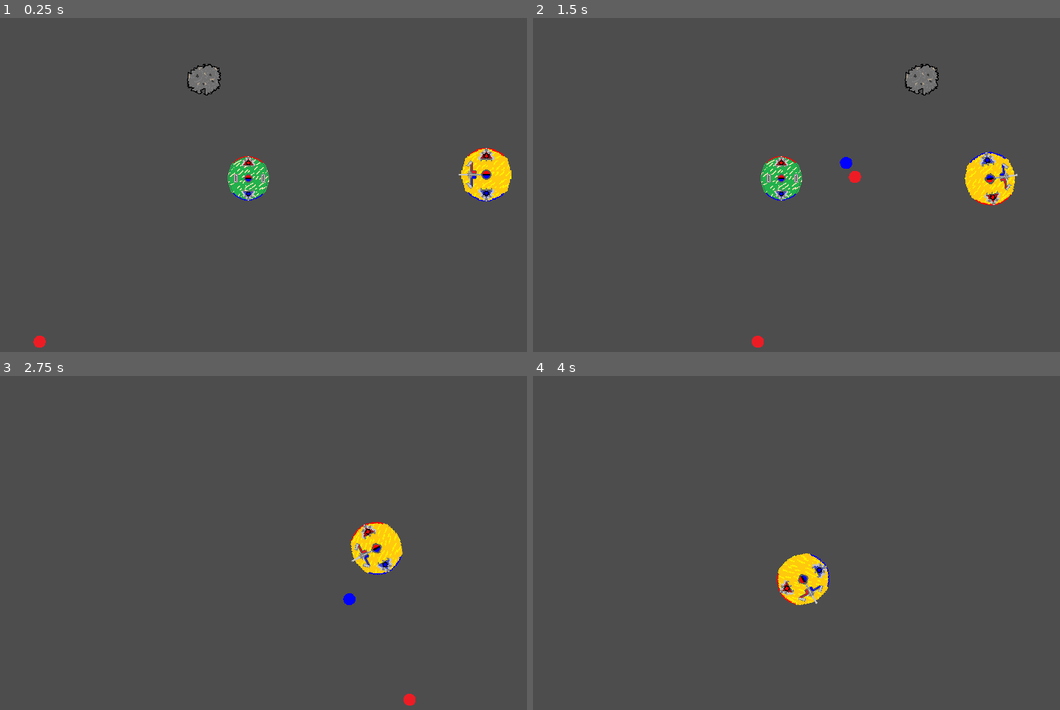
Above: before the commit, frames 1-4 (two rows, left to right).
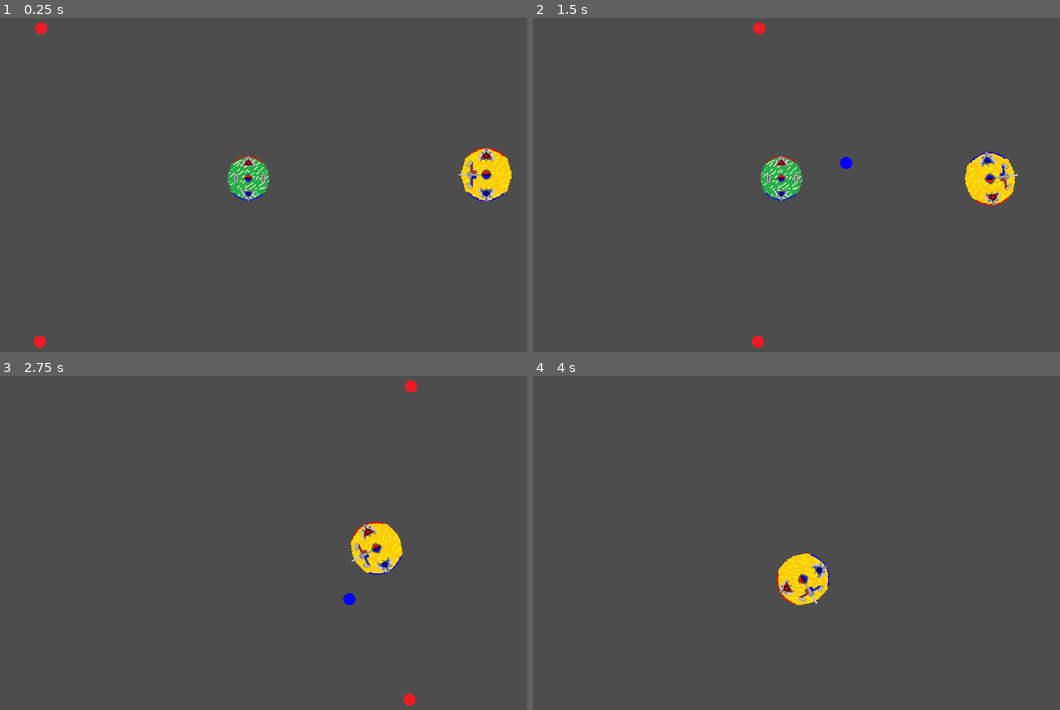
Above: after the commit, the same moments.

Repository: Austincain1006/MelonJam2024
Game: Godot game, scene res://main.tscn
Same seed, same stepped clock (60 frames per second), same inputs: the game is played once before the commit and once after it.
Inputs (mouse positions are in pixels of both pictures, inside the frame that each line leads up to):
- Up to frame 1 (0.25 s): no input
- Up to frame 2 (1.5 s): move the mouse to (912, 168) at 0.52 s; hold D (RotateRight) 0.53-1.28 s; hold Right mouse button (FireNegative) 0.53-1.28 s; move the mouse to (685, 205) at 1.27 s; hold S (MoveBackward) from 1.28 s (still down); click (685, 205) at 1.35 s
- Up to frame 3 (2.75 s): move the mouse to (316, 466) at 2.02 s; release S (MoveBackward) at 2.03 s; hold D (RotateRight) from 2.03 s (still down); hold Right mouse button (FireNegative) from 2.03 s (still down)
- Up to frame 4 (4 s): move the mouse to (764, 616) at 2.77 s; release D (RotateRight) at 2.78 s; release Right mouse button (FireNegative) at 2.78 s; hold W (MoveForward) 2.78-3.53 s; click (764, 616) at 2.85 s; move the mouse to (954, 599) at 3.52 s; hold A (RotateLeft) from 3.53 s (still down); hold Right mouse button (FireNegative) from 3.53 s (still down)

The runs differ from the first frame. In frame 1, 0.5% of the frame differs, in the area x 6-42%, y 1-24%; in frame 2, 0.6%, in the area x 41-77%, y 1-50%; in frame 3, less than 0.1%; in frame 4, nothing differs.

Commit message:
Fixed Enemy Ions Ignoring Magnetism

Diff:
--- a/enemy.gd
+++ b/enemy.gd
@@ -15,21 +15,24 @@
 func _physics_process(delta):
 	pass
 
+# Called when Enemy is Hit
 func kill():
 	enemyDestroyed.emit()
 	queue_free()
 
 
+# Fires an Ion at the Player
 func shootCannon():
 	var ion = ionScene.instantiate()
-	ion.position = global_position
 
-	get_tree().get_root().add_child(ion)
+	ion.global_position = global_position
+	get_tree().get_root().get_node("Main").add_child(ion)
 
 	ion.setCharge(randi_range(0,1) == 1)
 	ion.setMask(2)
-	ion.setVelocity( playerReference.global_position - global_position )
-	print(ion.immunityMask)
+	ion.setVelocity( (playerReference.position - position).normalized() )
+
+	ion.add_to_group("Ion")
 
 
 func _on_cannon_timer_timeout():
--- a/enemy.tscn
+++ b/enemy.tscn
@@ -34,6 +34,7 @@
 shape = SubResource("RectangleShape2D_o5f5k")
 
 [node name="CannonTimer" type="Timer" parent="."]
+wait_time = 3.0
 autostart = true
 
 [connection signal="timeout" from="CannonTimer" to="." method="_on_cannon_timer_timeout"]
--- a/ion.gd
+++ b/ion.gd
@@ -15,8 +15,10 @@
 	velocity = Vector2(1,0)
 	immunityMask = 0
 
+
 func _process(delta):
 	magneticForce(get_overlapping_areas())
+	print("Ion Velocity", velocity.normalized())
 	position += velocity.normalized() * speed * delta
 
 
@@ -32,18 +34,18 @@
 func setVelocity(newVel):
 	velocity = newVel
 
+
 func setSpeed(newSpeed):
 	speed = newSpeed
+
 
 # Collision Handler
 func _on_body_entered(body):
 	if body.is_in_group("Player") && immunityMask != 1:
 		playerHit.emit()
-		print("AAH")
 		queue_free()
 	if body.is_in_group("Enemy") && immunityMask != 2:
 		body.kill()
-		print("AAH")
 		queue_free()
 	else:
 		print("Collision!")
@@ -58,21 +60,21 @@
 
 	var netForce = Vector2.ZERO
 	for f in fields:
+		#print("MagneticForce Called")
 		if !f.is_in_group("PositiveField") && !f.is_in_group("NegativeField"):
 			continue
 		if f.get_parent().is_in_group("Player") && immunityMask == 1:
 			continue
 		if f.get_parent().is_in_group("Enemy") && immunityMask == 2:
 			continue
+		#print("MagneticForce If Statements Worked")
 
 		var fPos = f.global_position
 		var difference = global_position - fPos
-		print("Diff", difference)
 		var force = difference.normalized() * f.get_parent().fieldMagnitude
 
 		if !shouldAttract(isPositiveCharge, f.is_in_group("PositiveField")):
 			force *= -1
-		print(force)
 		var distance = f.get_parent().magneticRadius - difference.length()
 		distance /= f.get_parent().magneticRadius
 		if distance <= 0:
@@ -81,7 +83,6 @@
 		netForce += force * distance
 
 	setVelocity(velocity + netForce)
-	print("=================")
 
 
 func shouldAttract(ionCharge, fieldCharge):
--- a/main.tscn
+++ b/main.tscn
@@ -1,8 +1,7 @@
-[gd_scene load_steps=5 format=3 uid="uid://cn7ird88eupwv"]
+[gd_scene load_steps=4 format=3 uid="uid://cn7ird88eupwv"]
 
 [ext_resource type="PackedScene" uid="uid://cthywtjlqfrab" path="res://Player.tscn" id="1_2lql5"]
 [ext_resource type="PackedScene" uid="uid://bg1a2u5l6x3s5" path="res://ion.tscn" id="2_jvr20"]
-[ext_resource type="PackedScene" uid="uid://i1iwedi4xvsh" path="res://asteroid.tscn" id="3_pevas"]
 [ext_resource type="PackedScene" uid="uid://cn3iy67pv1sl8" path="res://enemy.tscn" id="4_y53f3"]
 
 [node name="Main" type="Node"]
@@ -10,11 +9,11 @@
 [node name="Player" parent="." instance=ExtResource("1_2lql5")]
 position = Vector2(665, 223)
 
-[node name="Asteroid" parent="." instance=ExtResource("3_pevas")]
-position = Vector2(233, 93)
-
 [node name="Enemy" parent="." instance=ExtResource("4_y53f3")]
 position = Vector2(343, 228)
 
 [node name="Ion" parent="." instance=ExtResource("2_jvr20")]
 position = Vector2(11, 449)
+
+[node name="Ion2" parent="." instance=ExtResource("2_jvr20")]
+position = Vector2(13, 25)
